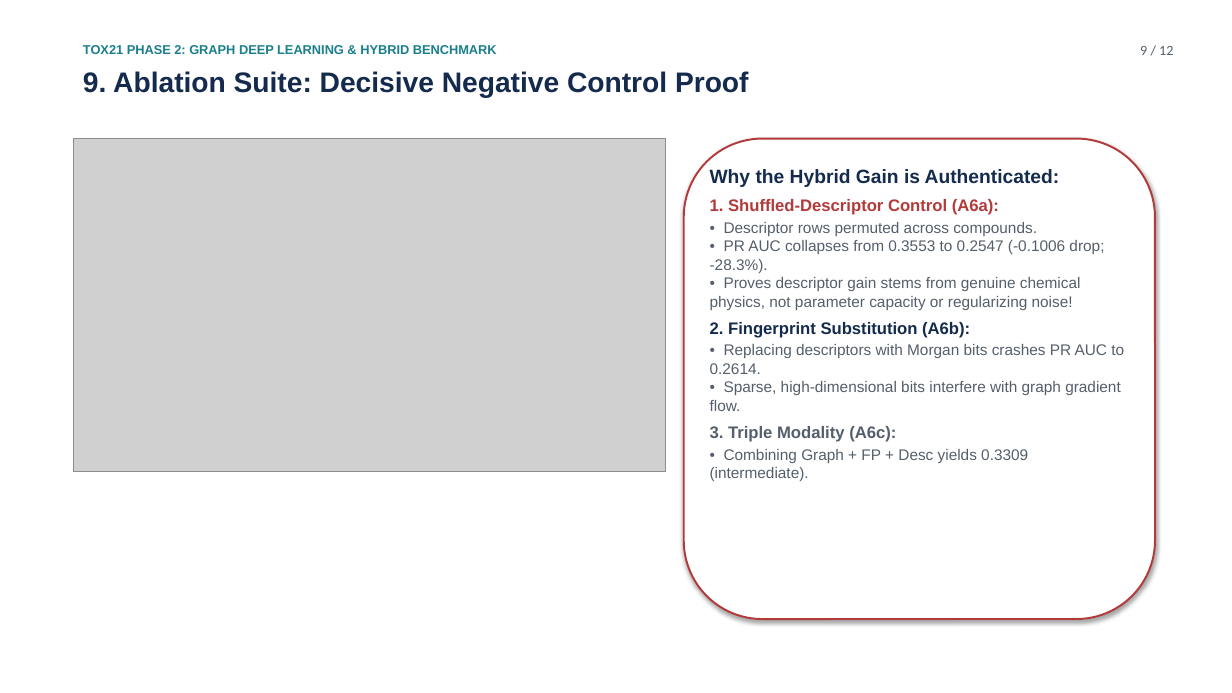
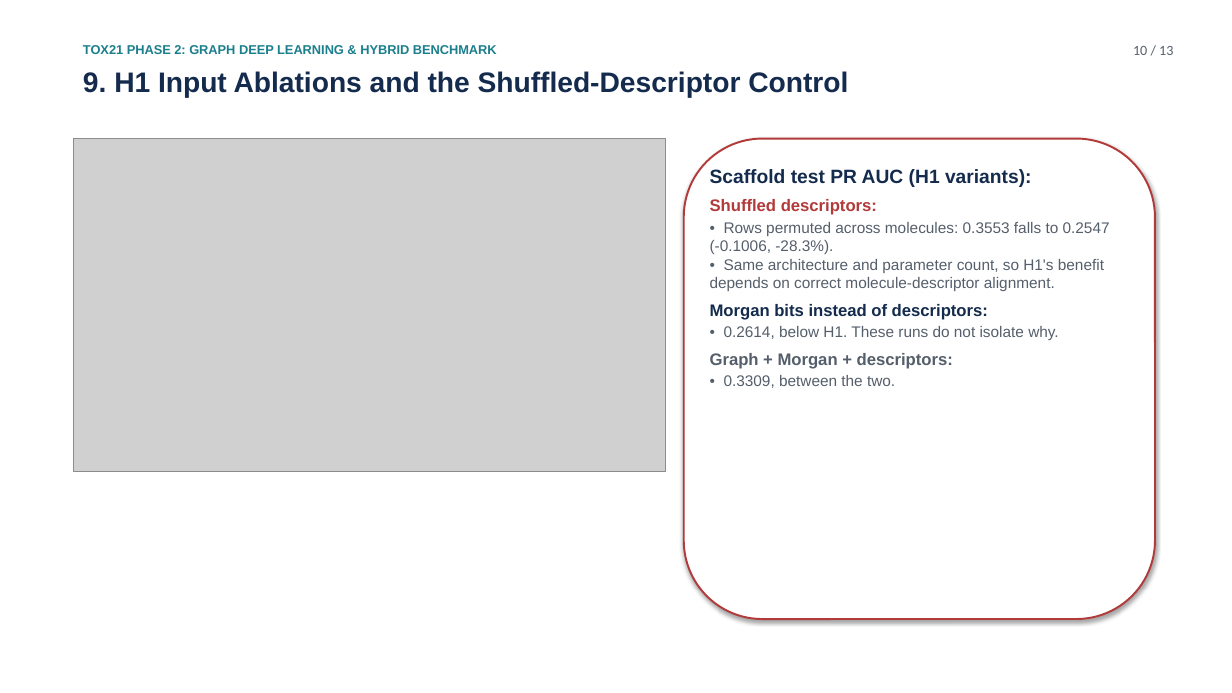
Before and after one commit to GabbyMymus/Molecular-Toxicity-Prediction, a slide deck: slide 10 of tox21-phase1/slides_phase2/tox21_phase2.pptx. Drawn at 1232x693 pixels with LibreOffice and Linux fonts; fonts in the diff are those of the drawing; grey boxes stand for pictures. Boxes give left, top, right and bottom in pixels: in the first picture for what was removed or moved away, otherwise in the second. Text is boxed around its words. In the diff, an @@ line names an element or a change of style, - is before the commit and + after.

```diff
--- a/tox21-phase1/slides_phase2/tox21_phase2.pptx
+++ b/tox21-phase1/slides_phase2/tox21_phase2.pptx
@@ text at <box>1133,46,1173,55</box>: text changed @@
-9 / 12
+10 / 13
@@ text at <box>83,71,848,98</box>: text changed @@
-9. Ablation Suite: Decisive Negative Control Proof
+9. H1 Input Ablations and the Shuffled-Descriptor Control
@@ text at <box>710,169,1110,388</box>: text changed @@
-Why the Hybrid Gain is Authenticated:
-1. Shuffled-Descriptor Control (A6a):
-• Descriptor rows permuted across compounds.
-• PR AUC collapses from 0.3553 to 0.2547 (-0.1006 drop; -28.3%).
-• Proves descriptor gain stems from genuine chemical physics, not parameter capacity or regularizing noise!
-2. Fingerprint Substitution (A6b):
-• Replacing descriptors with Morgan bits crashes PR AUC to 0.2614.
-• Sparse, high-dimensional bits interfere with graph gradient flow.
-3. Triple Modality (A6c):
-• Combining Graph + FP + Desc yields 0.3309 (intermediate).
+Scaffold test PR AUC (H1 variants):
+Shuffled descriptors:
+• Rows permuted across molecules: 0.3553 falls to 0.2547 (-0.1006, -28.3%).
+• Same architecture and parameter count, so H1's benefit depends on correct molecule-descriptor alignment.
+Morgan bits instead of descriptors:
+• 0.2614, below H1. These runs do not isolate why.
+Graph + Morgan + descriptors:
+• 0.3309, between the two.
```
Also in this commit, not shown: 9 other slides changed, 3 slides added, 2 slides removed, 2 other files.
